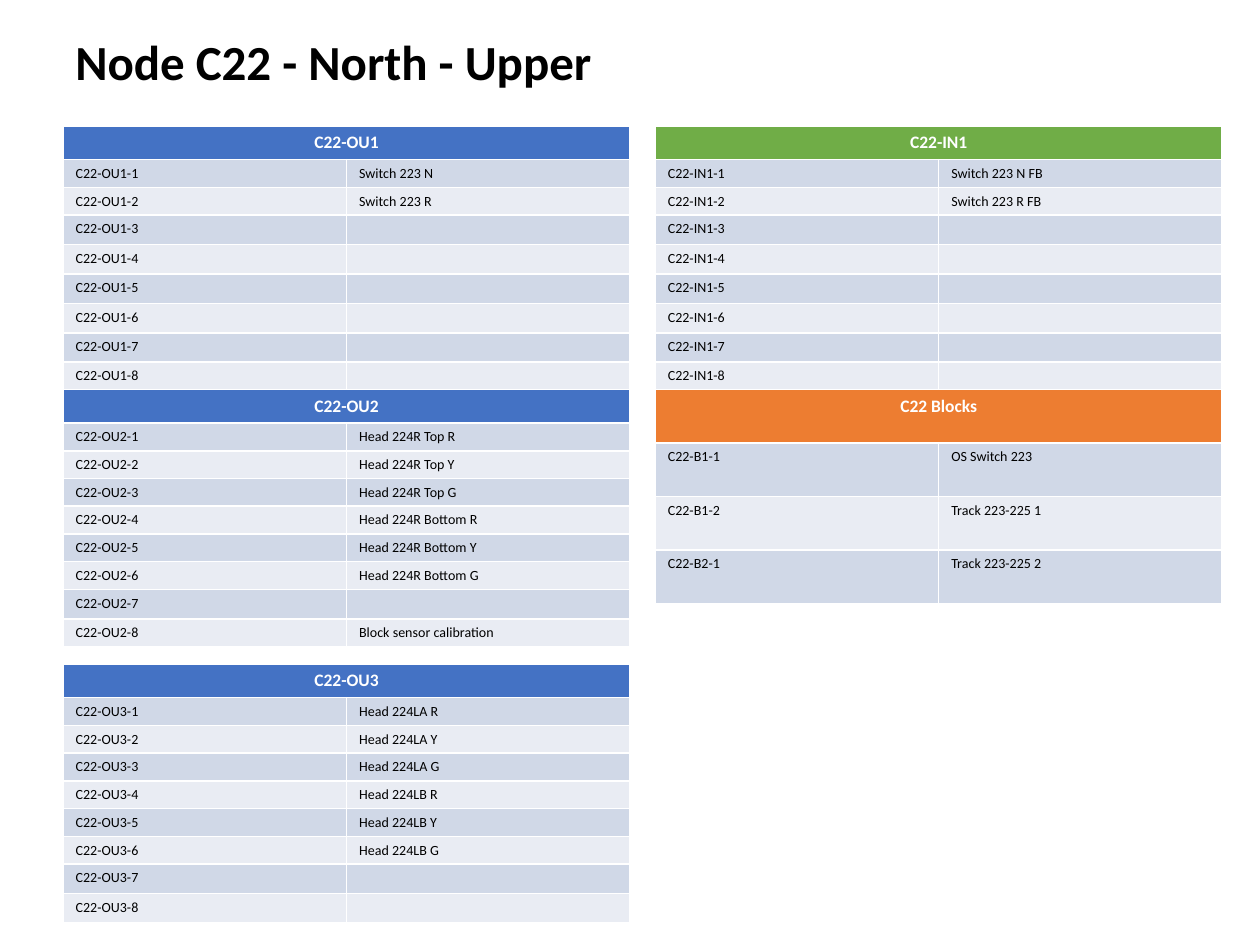
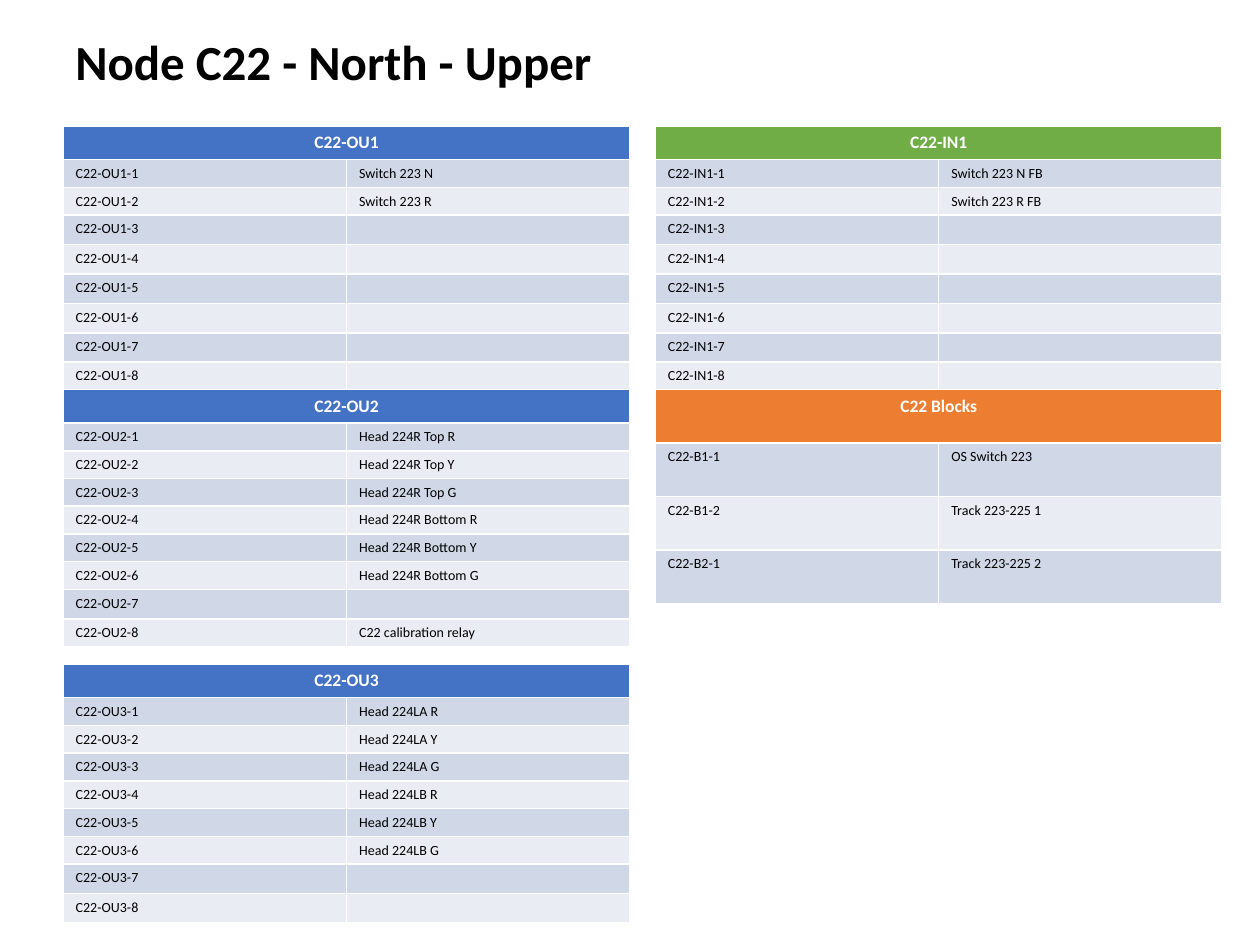
Before and after one commit to lnevo/hart, a slide deck: slide 12 of docs/wiring/Wiring_Schematic.pptx. Drawn at 1260x945 pixels with LibreOffice and Linux fonts; fonts in the diff are those of the drawing. Boxes give left, top, right and bottom in pixels: in the first picture for what was removed or moved away, otherwise in the second. Text is boxed around its words. In the diff, an @@ line names an element or a change of style, - is before the commit and + after.

```diff
--- a/docs/wiring/Wiring_Schematic.pptx
+++ b/docs/wiring/Wiring_Schematic.pptx
@@ table at [63, 389, 630, 644] @@
-row 9, column 2: Block sensor calibration
+row 9, column 2: C22 calibration relay
```
Also in this commit, not shown: 13 other slides changed, 11 other files.
